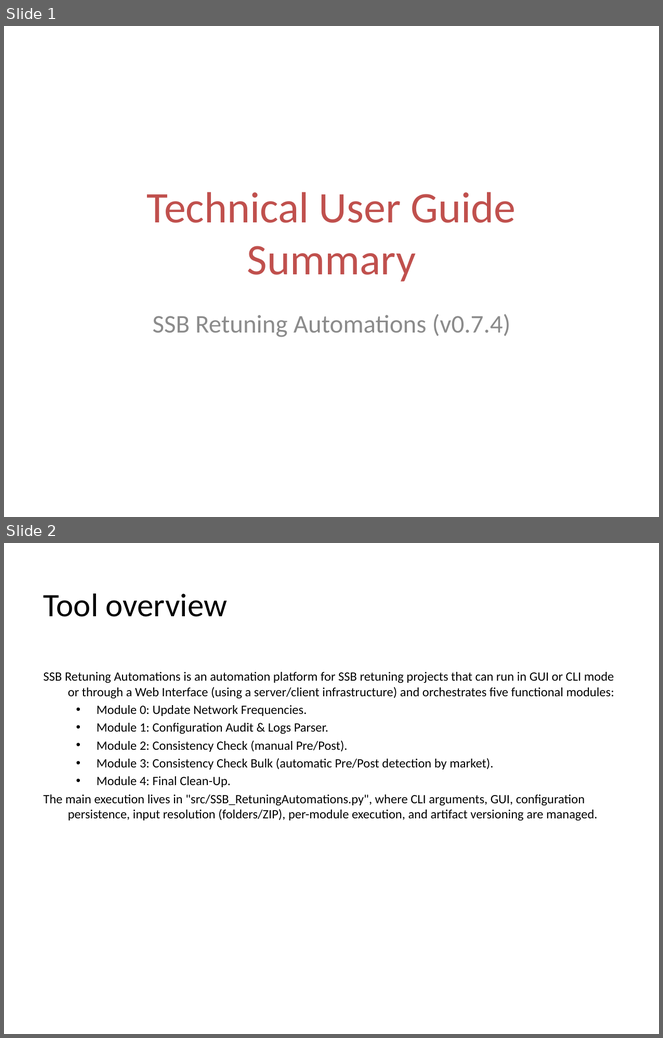
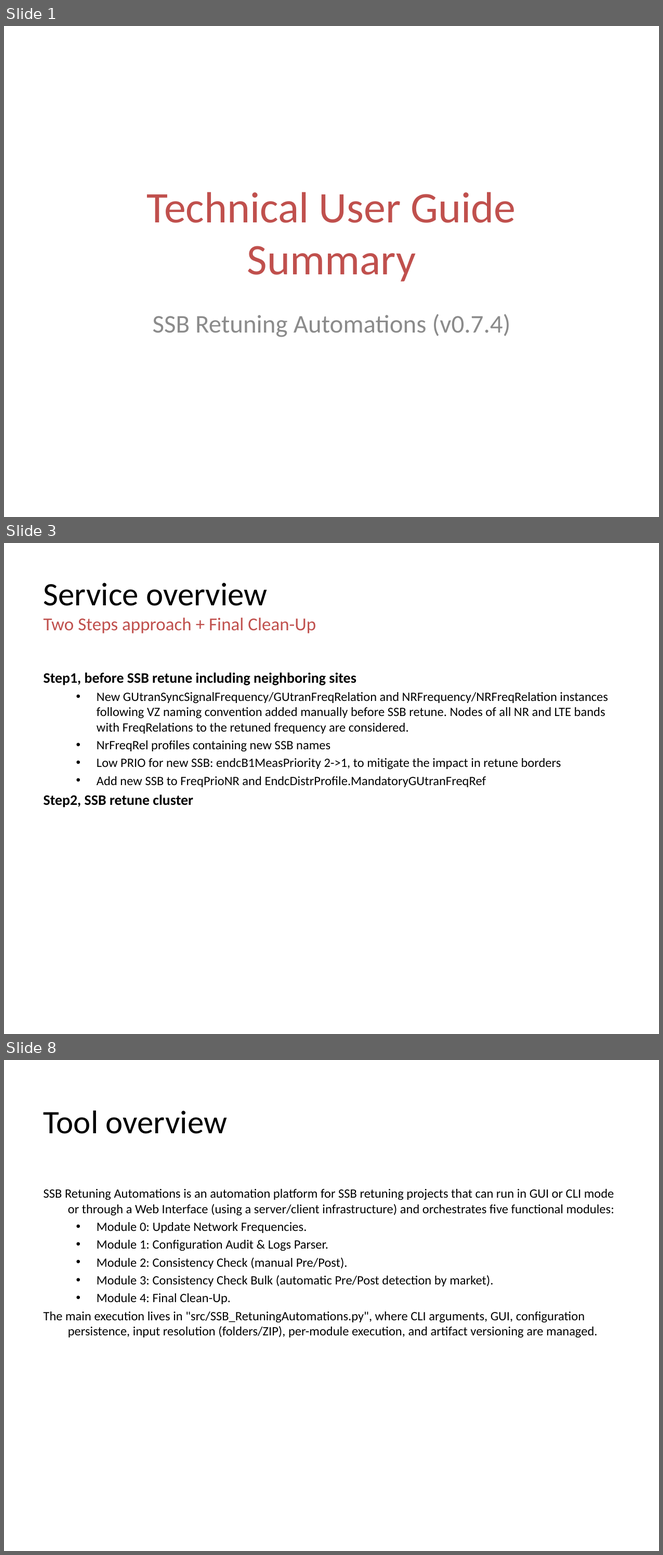
Before and after one commit to jaimetur/SSB_RetuningAutomations, a slide deck: help/User-Guide-SSB-Retuning-Automations-v0.7.4.pptx. Shown one above the other, each under a label of ours: slides 1 and 2 before the commit, slides 1, 3 and 8 after it; the slides between them are not shown. The pictures are 663x1038 and 663x1555 pixels, drawn with LibreOffice and Linux fonts; fonts in the diff are those of the drawing; background and template pictures are left out. Boxes give left, top, right and bottom in pixels: in the first picture for what was removed or moved away, otherwise in the second. Text is boxed around its words. In the diff, an @@ line names an element or a change of style, - is before the commit and + after.

Commit message:
- Updated Technical User Guide to include Naming Convention for Inputs

```diff
--- a/help/User-Guide-SSB-Retuning-Automations-v0.7.4.pptx
+++ b/help/User-Guide-SSB-Retuning-Automations-v0.7.4.pptx
@@ slide 3 added at bbox=[4, 543, 659, 1034], background #FFFFFF @@
@@ title added at bbox=[44, 583, 316, 633], 20 pt, text #C0504D @@
+Service overview
+Two Steps approach + Final Clean-Up
@@ text added at bbox=[44, 672, 608, 808], 14 pt, text #000000 @@
+Step1, before SSB retune including neighboring sites
+  • New GUtranSyncSignalFrequency/GUtranFreqRelation and NRFrequency/NRFreqRelation instances following VZ naming convention added manually before SSB retune. Nodes of all NR and LTE bands with FreqRelations to the retuned frequency are considered.
+  • NrFreqRel profiles containing new SSB names
+  • Low PRIO for new SSB: endcB1MeasPriority 2->1, to mitigate the impact in retune borders
+  • Add new SSB to FreqPrioNR and EndcDistrProfile.MandatoryGUtranFreqRef
+Step2, SSB retune cluster
@@ what was slide 2 is now slide 8 @@
```
Also in this commit, not shown: 10 slides changed, 10 other slides added, 4 other files.
